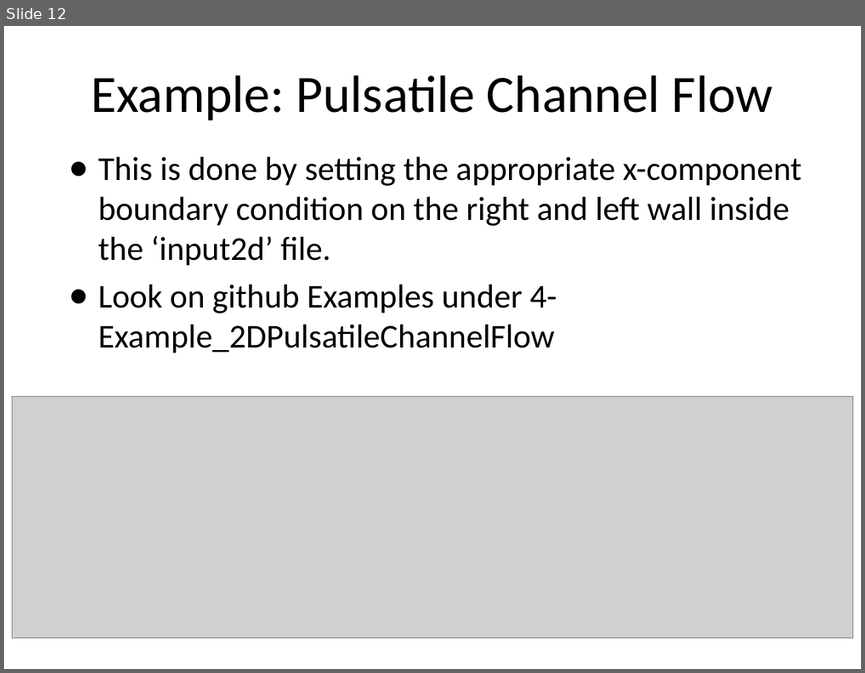
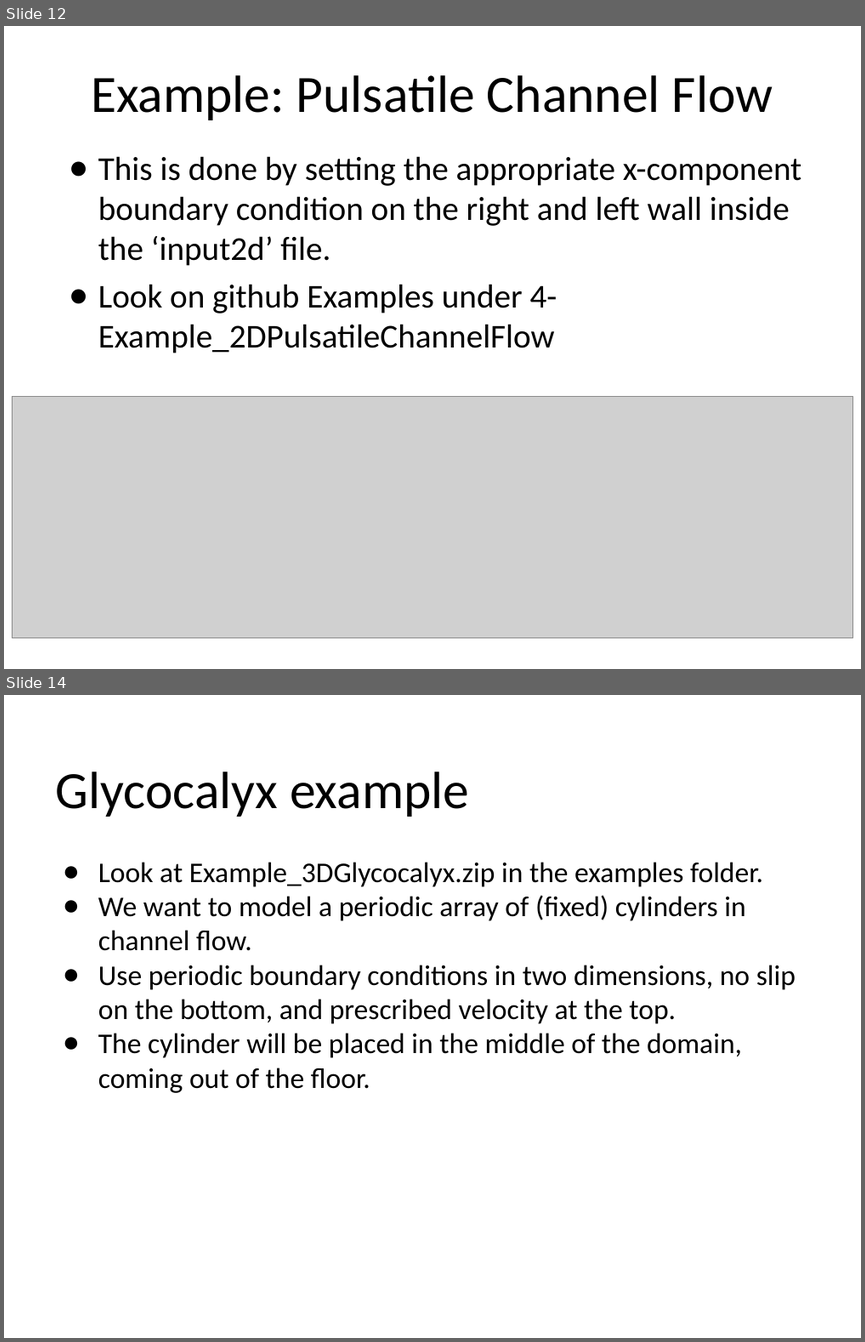
Before and after one commit to fairyflies9/IBAMR-Tutorials, a slide deck: IBAMR Lectures/Lecture 4 - IBAMR Tutorial_ Boundary Conditions.pptx. Shown one above the other, each under a label of ours: slide 12 before the commit, slides 12 and 14 after it; the slides between them are not shown. The pictures are 865x673 and 865x1342 pixels, drawn with LibreOffice and Linux fonts; fonts in the diff are those of the drawing; grey boxes stand for pictures. Boxes give left, top, right and bottom in pixels: in the first picture for what was removed or moved away, otherwise in the second. Text is boxed around its words. In the diff, an @@ line names an element or a change of style, - is before the commit and + after.

Commit message:
3D Glycocalyx
Added second part to lecture 4, added 3D glycocalyx example

```diff
--- a/IBAMR Lectures/Lecture 4 - IBAMR Tutorial_ Boundary Conditions.pptx
+++ b/IBAMR Lectures/Lecture 4 - IBAMR Tutorial_ Boundary Conditions.pptx
@@ slide 14 added at (4,695,861,1338), background #FFFFFF @@
@@ title added at (55,771,469,817), 44 pt, text #000000 @@
+Glycocalyx example
@@ text added at (98,862,795,1093), 24 pt, text #000000 @@
+● Look at Example_3DGlycocalyx.zip in the examples folder.
+● We want to model a periodic array of (fixed) cylinders in channel flow.
+● Use periodic boundary conditions in two dimensions, no slip on the bottom, and prescribed velocity at the top.
+● The cylinder will be placed in the middle of the domain, coming out of the floor.
```
Also in this commit, not shown: 10 other slides added, 8 other files.
